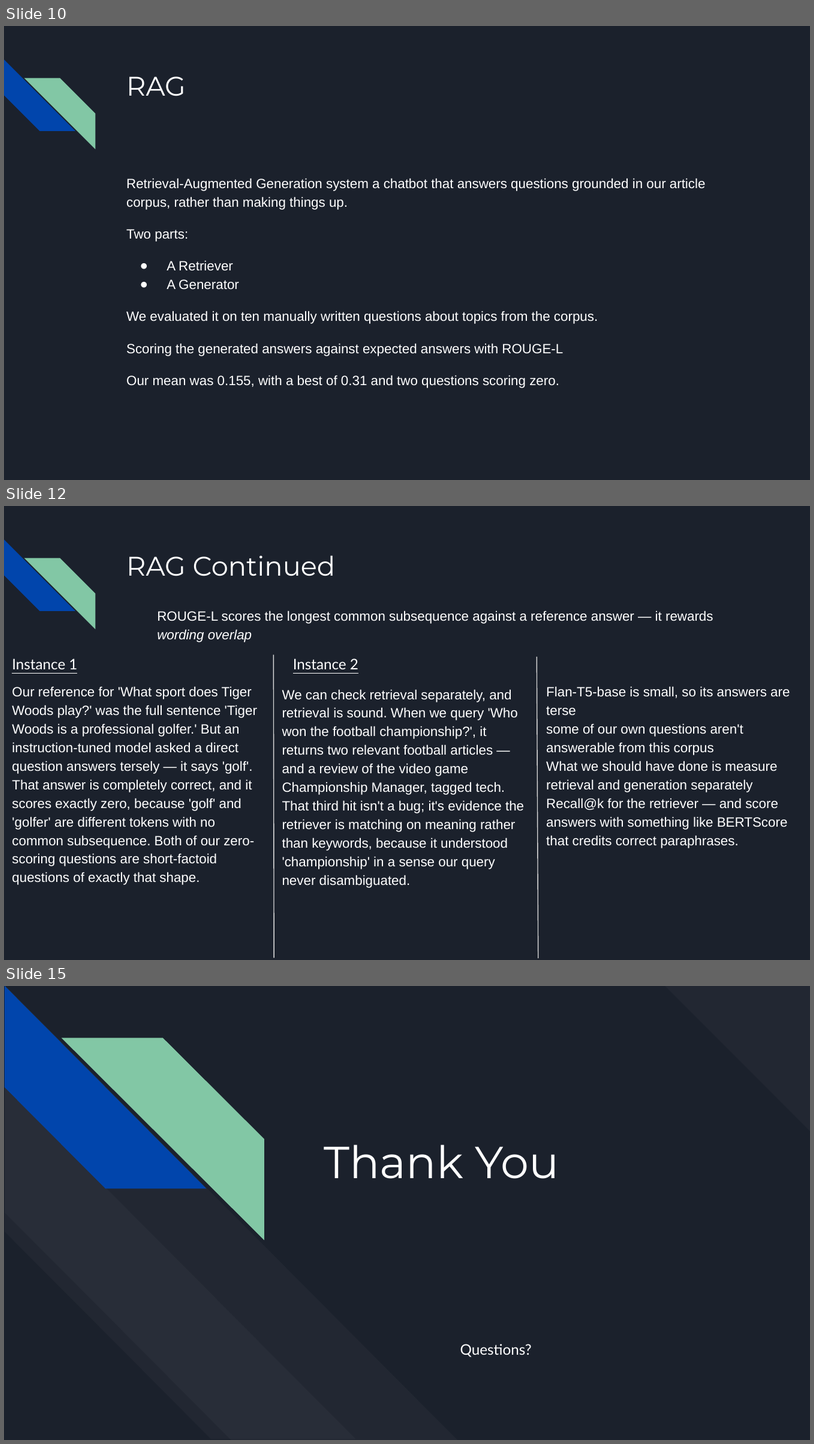
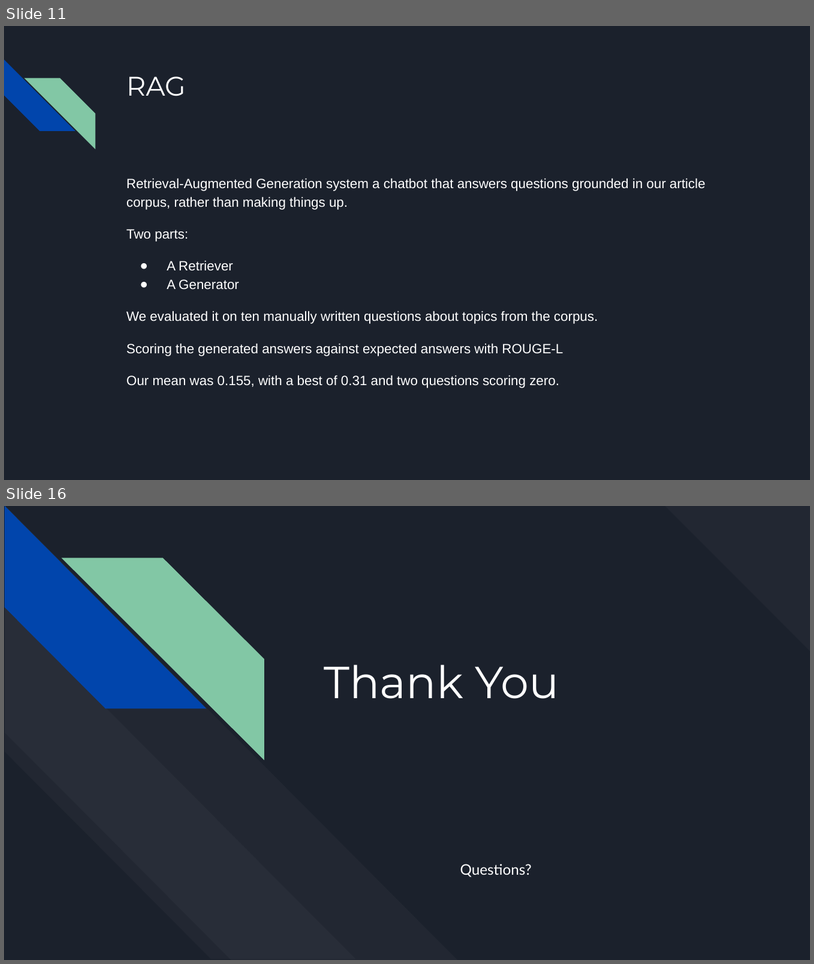
Before and after one commit to Geoanto8043/itc6110-nlp-project, a slide deck: report/NLP BBC Project .pptx. Shown one above the other, each under a label of ours: slides 10, 12 and 15 before the commit, slides 11 and 16 after it; the slides between them are not shown. The pictures are 814x1444 and 814x964 pixels, drawn with LibreOffice and Linux fonts; fonts in the diff are those of the drawing. Boxes give left, top, right and bottom in pixels: in the first picture for what was removed or moved away, otherwise in the second. Text is boxed around its words. In the diff, an @@ line names an element or a change of style, - is before the commit and + after.

```diff
--- a/report/NLP BBC Project .pptx
+++ b/report/NLP BBC Project .pptx
@@ slide 12 removed at [4,506,810,960], background #1B212C; not listed: 2 template elements that a slide beside it also shows @@
@@ title removed at [126,555,336,576] @@
-RAG Continued
@@ text removed at [157,610,714,642] @@
-ROUGE-L scores the longest common subsequence against a reference answer — it rewards wording overlap
@@ text removed at [12,658,77,669] @@
-Instance 1
@@ line removed from (273, 654) to (274, 958) @@
@@ text removed at [293,658,359,669] @@
-Instance 2
@@ line removed from (537, 657) to (539, 958) @@
@@ text removed at [12,686,257,885] @@
-Our reference for 'What sport does Tiger Woods play?' was the full sentence 'Tiger Woods is a professional golfer.' But an instruction-tuned model asked a direct question answers tersely — it says 'golf'. That answer is completely correct, and it scores exactly zero, because 'golf' and 'golfer' are different tokens with no common subsequence. Both of our zero-scoring questions are short-factoid questions of exactly that shape.
@@ text removed at [282,689,524,888] @@
-We can check retrieval separately, and retrieval is sound. When we query 'Who won the football championship?', it returns two relevant football articles — and a review of the video game Championship Manager, tagged tech. That third hit isn't a bug; it's evidence the retriever is matching on meaning rather than keywords, because it understood 'championship' in a sense our query never disambiguated.
@@ text removed at [546,686,790,848] @@
-Flan-T5-base is small, so its answers are terse
-some of our own questions aren't answerable from this corpus
-What we should have done is measure retrieval and generation separately
-Recall@k for the retriever — and score answers with something like BERTScore that credits correct paraphrases.
@@ what was slide 10 is now slide 11 @@
@@ what was slide 15 is now slide 16 @@
```
Also in this commit, not shown: 5 slides changed, 3 slides added, 1 other slide removed, 3 other files.
